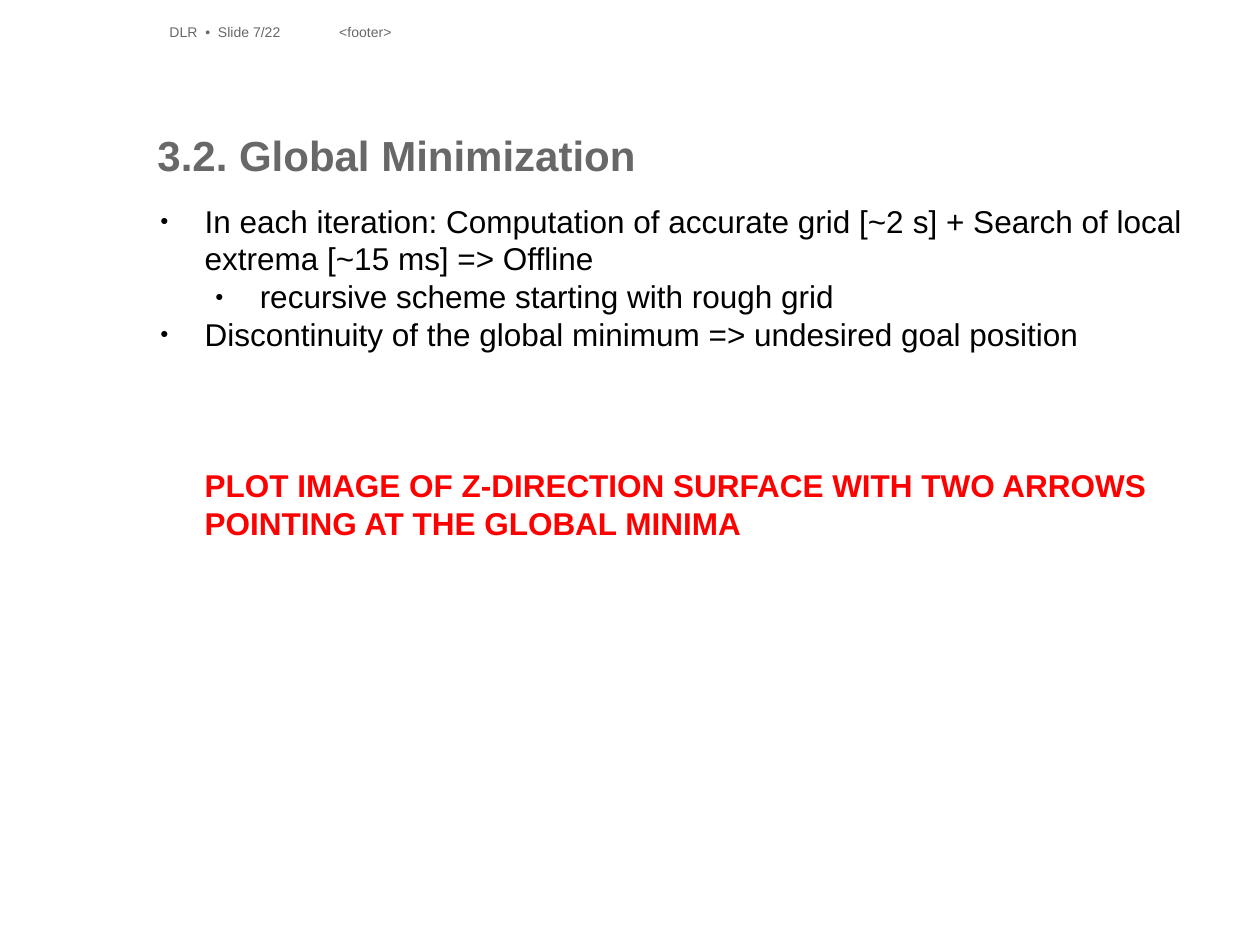
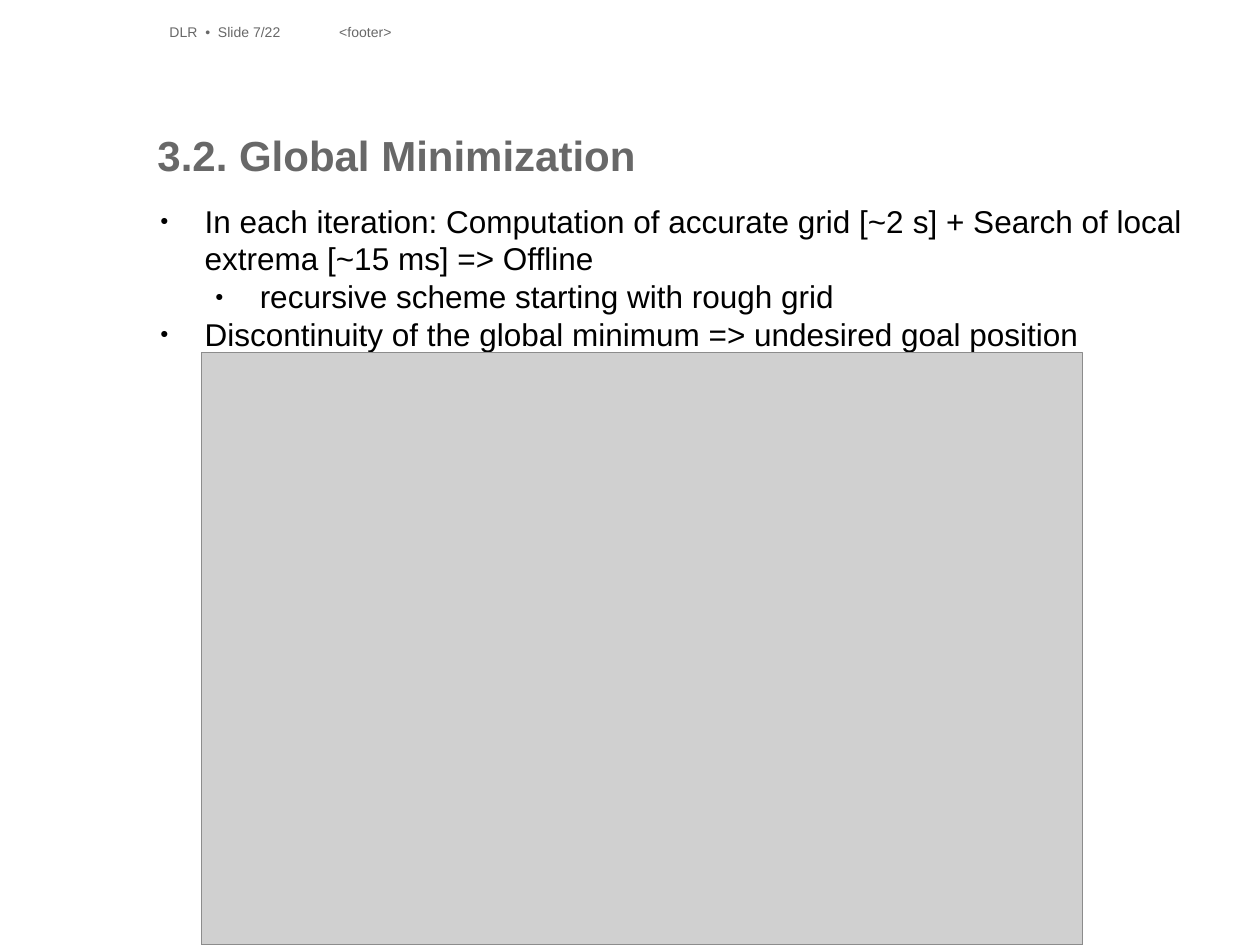
Before and after one commit to electromer/master_arbeit_v2, a slide deck: slide 7 of Presentation/final_presentation_v2.odp. Drawn at 1260x945 pixels with LibreOffice and Linux fonts; fonts in the diff are those of the drawing; grey boxes stand for pictures; background and template pictures are left out. Boxes give left, top, right and bottom in pixels: in the first picture for what was removed or moved away, otherwise in the second. Text is boxed around its words. In the diff, an @@ line names an element or a change of style, - is before the commit and + after.

```diff
--- a/Presentation/final_presentation_v2.odp
+++ b/Presentation/final_presentation_v2.odp
@@ picture added at box(202, 353, 1082, 945) @@
@@ text at box(205, 475, 1145, 536): paragraph removed @@
-PLOT IMAGE OF Z-DIRECTION SURFACE WITH TWO ARROWS POINTING AT THE GLOBAL MINIMA
```
Also in this commit, not shown: 7 other slides changed, 1 slide removed, 4 other files.
